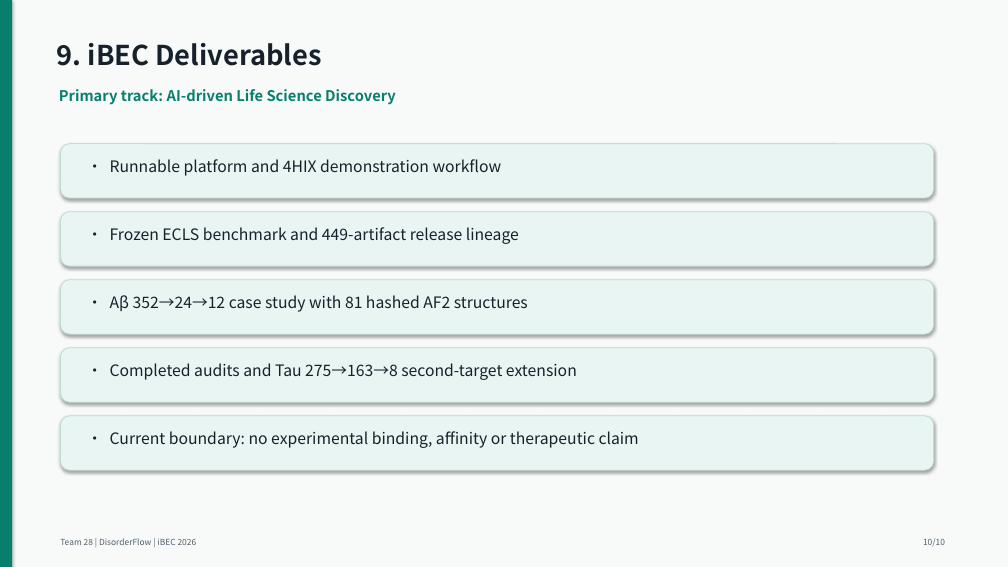
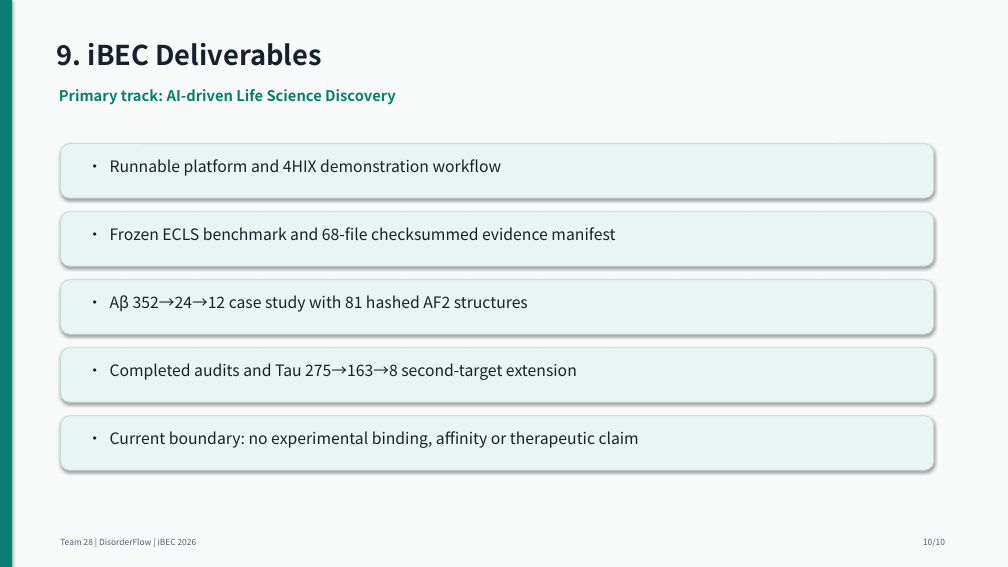
Before and after one commit to liubuing/DisorderFlow, a slide deck: slide 10 of iBEC_Submission/build_v2/AnalyzingDisorder/28-AnalyzingDisorder-TechnicalAbstract.pptx. Drawn at 1008x567 pixels with LibreOffice and Linux fonts; fonts in the diff are those of the drawing. Boxes give left, top, right and bottom in pixels: in the first picture for what was removed or moved away, otherwise in the second. Text is boxed around its words. In the diff, an @@ line names an element or a change of style, - is before the commit and + after.

```diff
--- a/iBEC_Submission/build_v2/AnalyzingDisorder/28-AnalyzingDisorder-TechnicalAbstract.pptx
+++ b/iBEC_Submission/build_v2/AnalyzingDisorder/28-AnalyzingDisorder-TechnicalAbstract.pptx
@@ text at (110,227,615,240): text changed @@
-• Frozen ECLS benchmark and 449-artifact release lineage
+• Frozen ECLS benchmark and 68-file checksummed evidence manifest
```
Also in this commit, not shown: 4 other slides changed, 19 other files.
